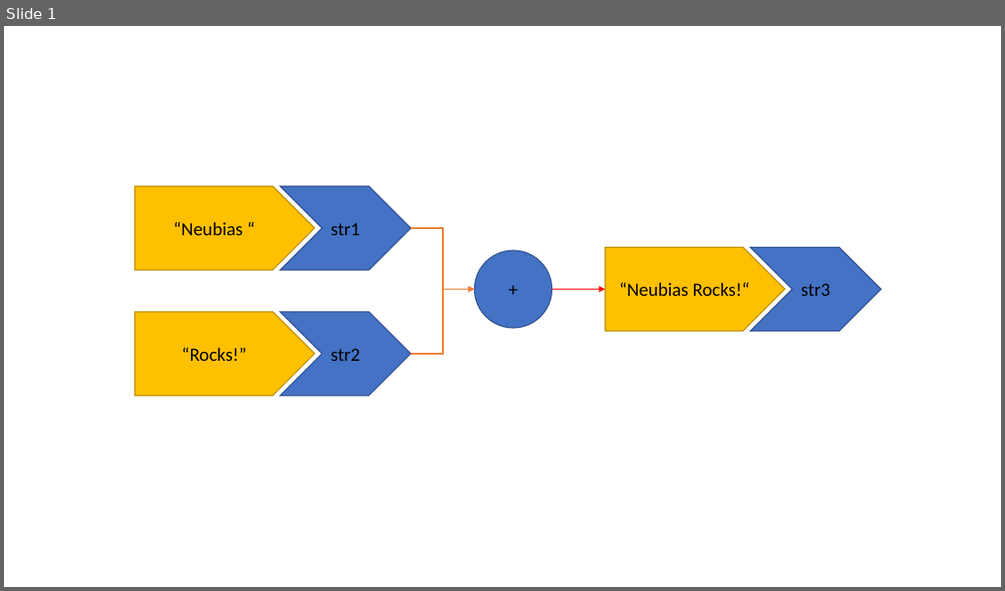
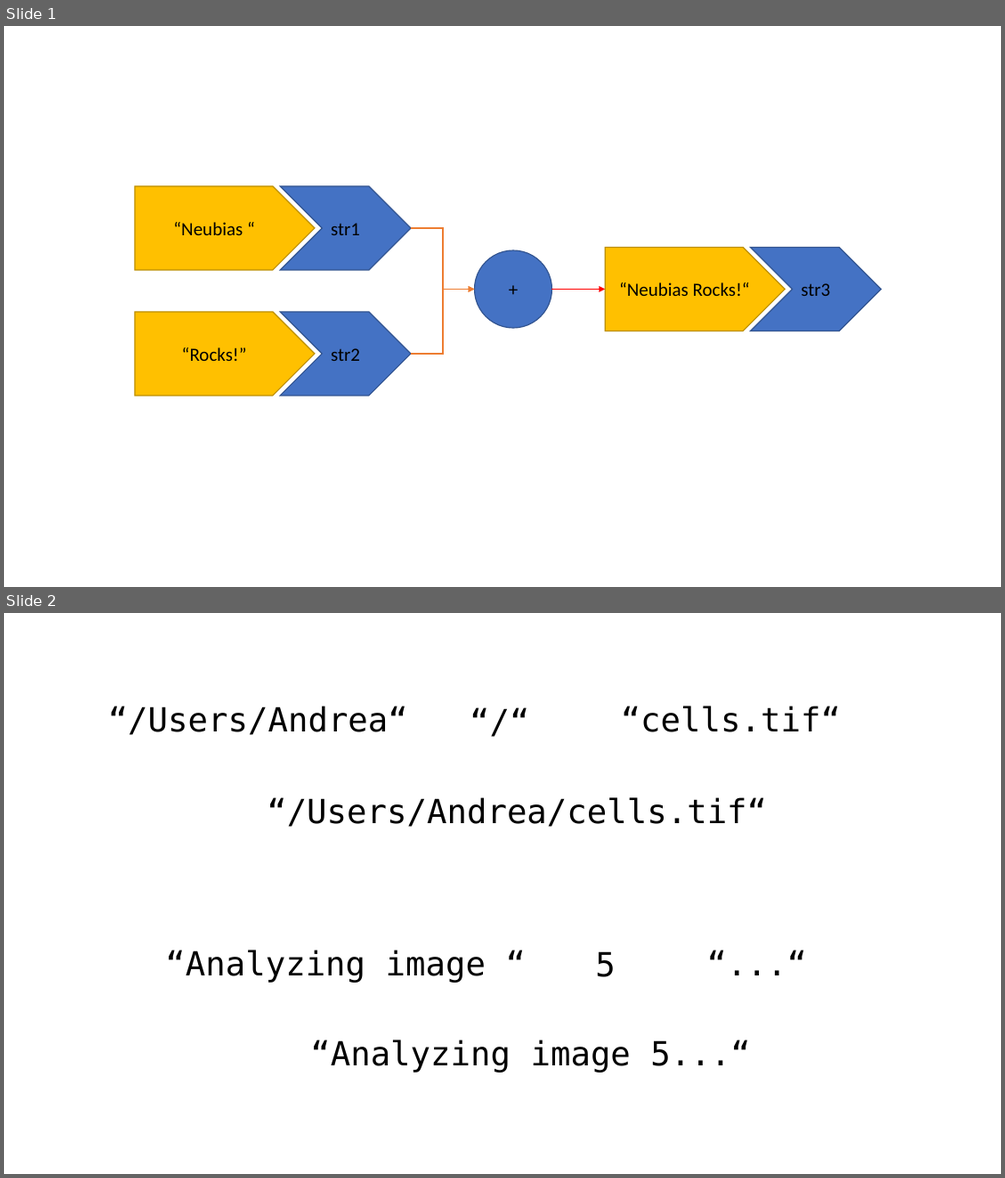
Before and after one commit to NEUBIAS/training-resources, a slide deck: figures/resources/string_concat.pptx. Shown one above the other, each under a label of ours: slide 1 before the commit, slides 1 and 2 after it. The pictures are 1005x591 and 1005x1178 pixels, drawn with LibreOffice and Linux fonts; fonts in the diff are those of the drawing. Boxes give left, top, right and bottom in pixels: in the first picture for what was removed or moved away, otherwise in the second. Text is boxed around its words. In the diff, an @@ line names an element or a change of style, - is before the commit and + after.

```diff
--- a/figures/resources/string_concat.pptx
+++ b/figures/resources/string_concat.pptx
@@ slide 2 added at (4, 613, 1001, 1174), background #FFFFFF @@
@@ text added at (108, 706, 408, 735), 32 pt, text #000000 @@
+“/Users/Andrea“
@@ text added at (462, 697, 538, 745), 32 pt, text #000000 @@
+“/“
@@ text added at (621, 706, 841, 732), 32 pt, text #000000 @@
+“cells.tif“
@@ text added at (267, 797, 767, 827), 32 pt, text #000000 @@
+“/Users/Andrea/cells.tif“
@@ text added at (165, 949, 485, 981), 32 pt, text #000000 @@
+“Analyzing image “
@@ text added at (595, 951, 615, 977), 32 pt, text #000000 @@
+5
@@ text added at (699, 938, 816, 986), 32 pt, text #000000 @@
+“...“
@@ text added at (310, 1039, 750, 1071), 32 pt, text #000000 @@
+“Analyzing image 5...“
```
Also in this commit, not shown: 3 other files.
